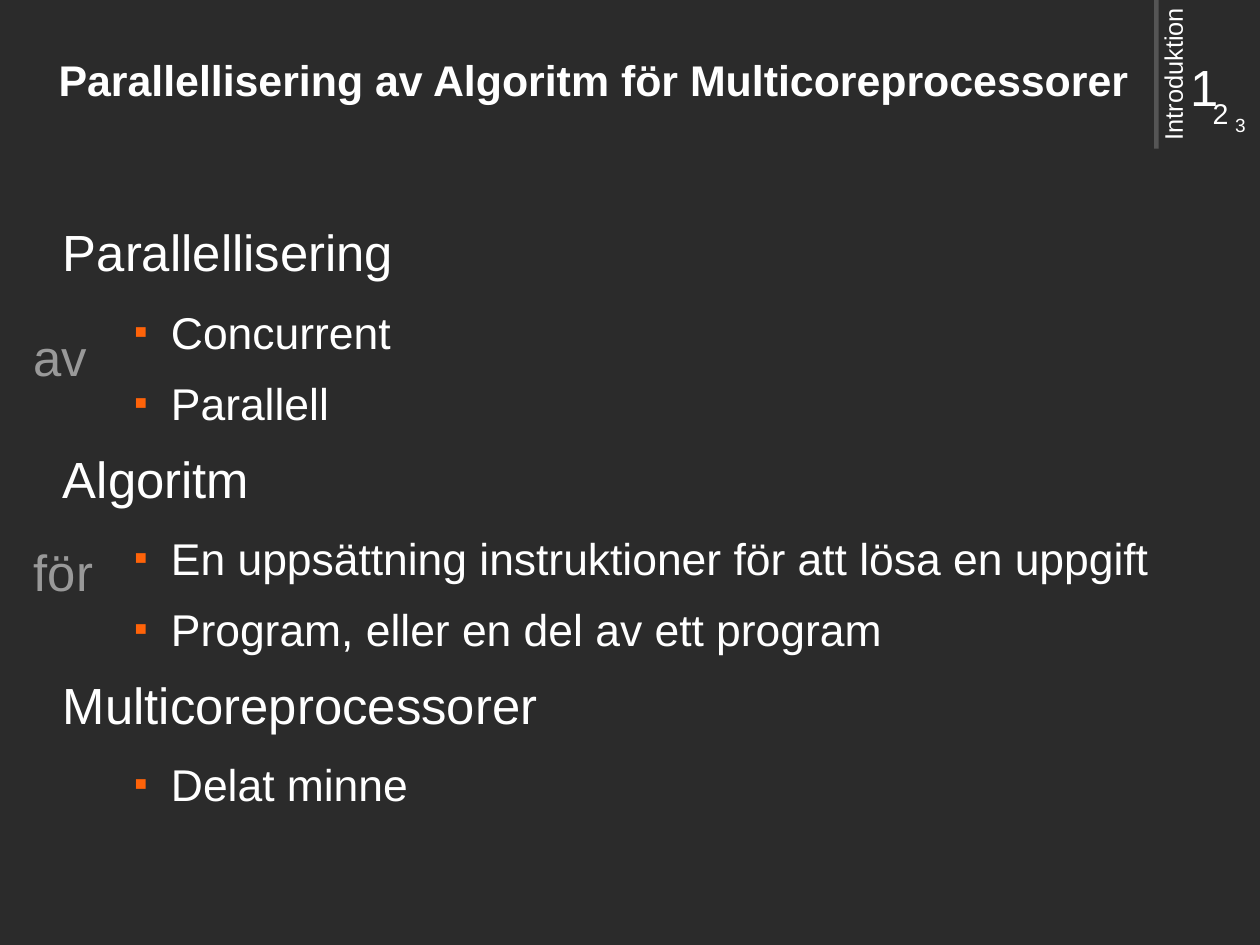
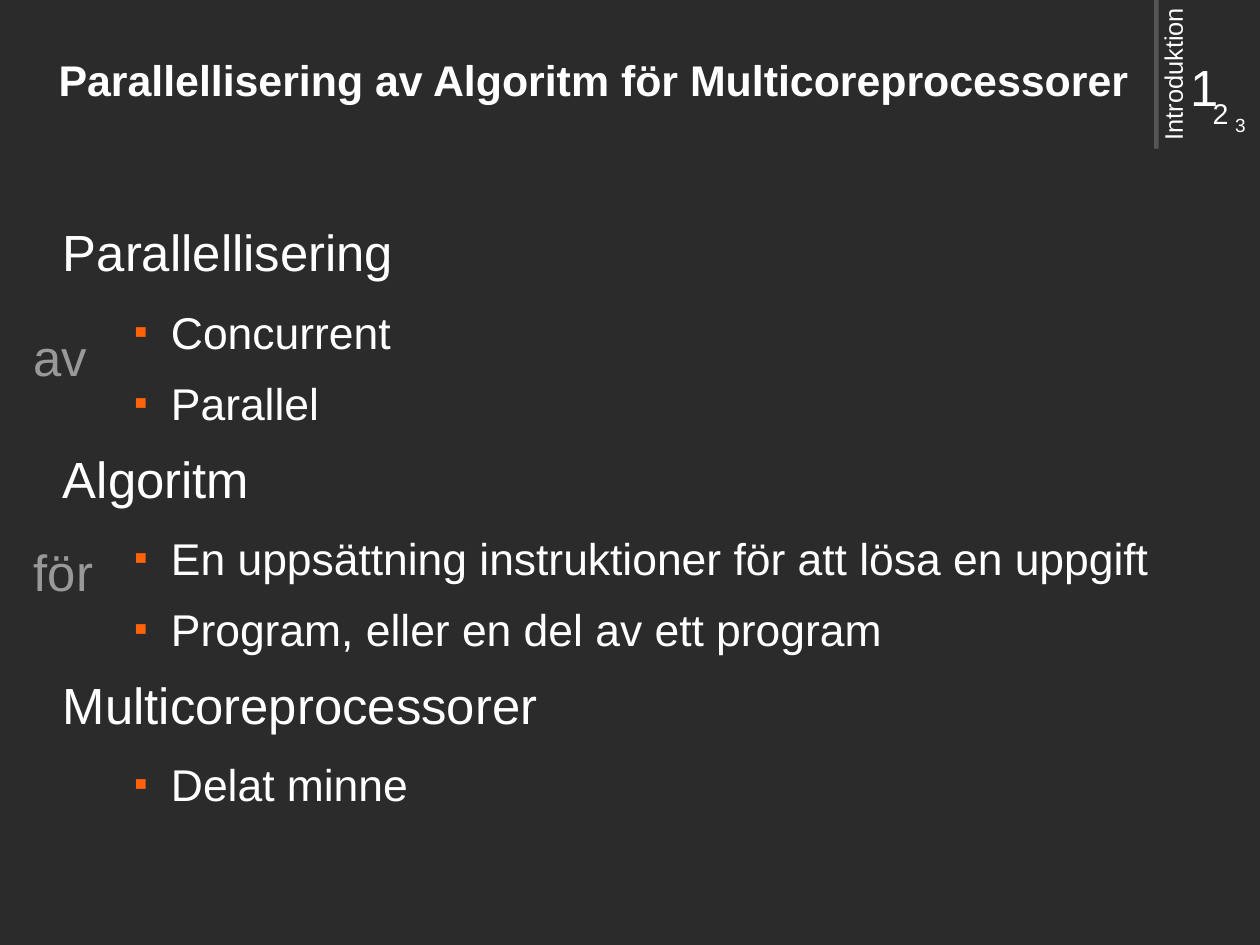
Before and after one commit to saifthe1/openfoam-openmp, a slide deck: slide 2 of presentation/pres.odp. Drawn at 1260x945 pixels with LibreOffice and Linux fonts; fonts in the diff are those of the drawing; background and template pictures are left out; a plain dark background stands for a picture behind light text. Boxes give left, top, right and bottom in pixels: in the first picture for what was removed or moved away, otherwise in the second. Text is boxed around its words. In the diff, an @@ line names an element or a change of style, - is before the commit and + after.

```diff
--- a/presentation/pres.odp
+++ b/presentation/pres.odp
@@ text at (x1=171, y1=387, x2=319, y2=421): text changed @@
-  ■ Parallell
+  ■ Parallel
```
Also in this commit, not shown: 5 other slides changed.
